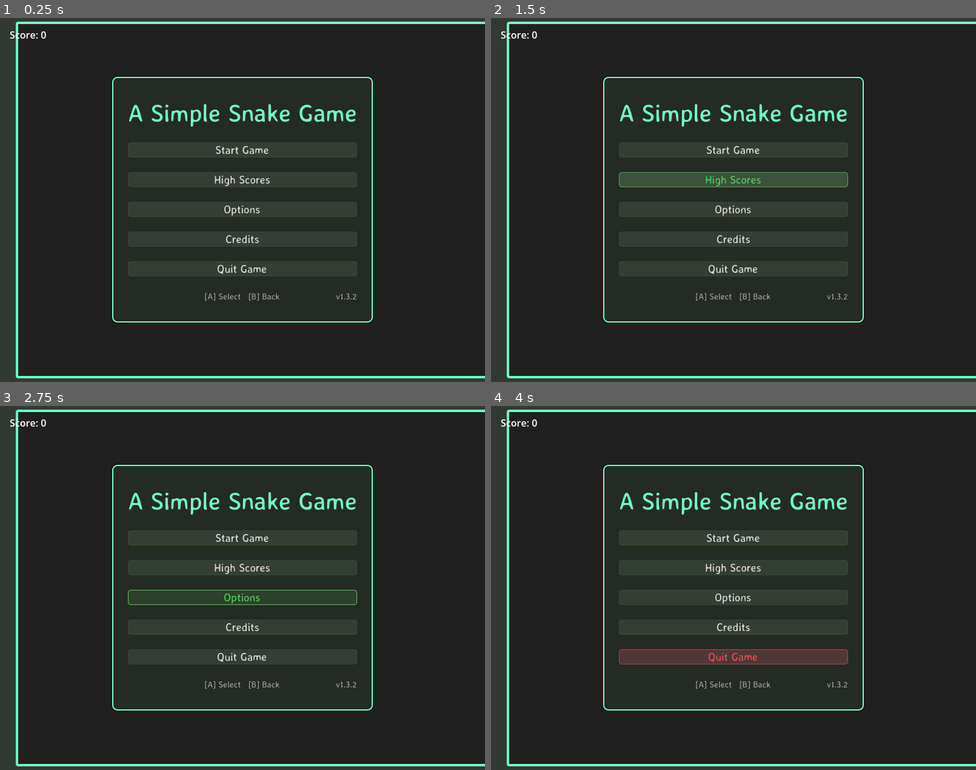
Above: before the commit, frames 1-4 (two rows, left to right).
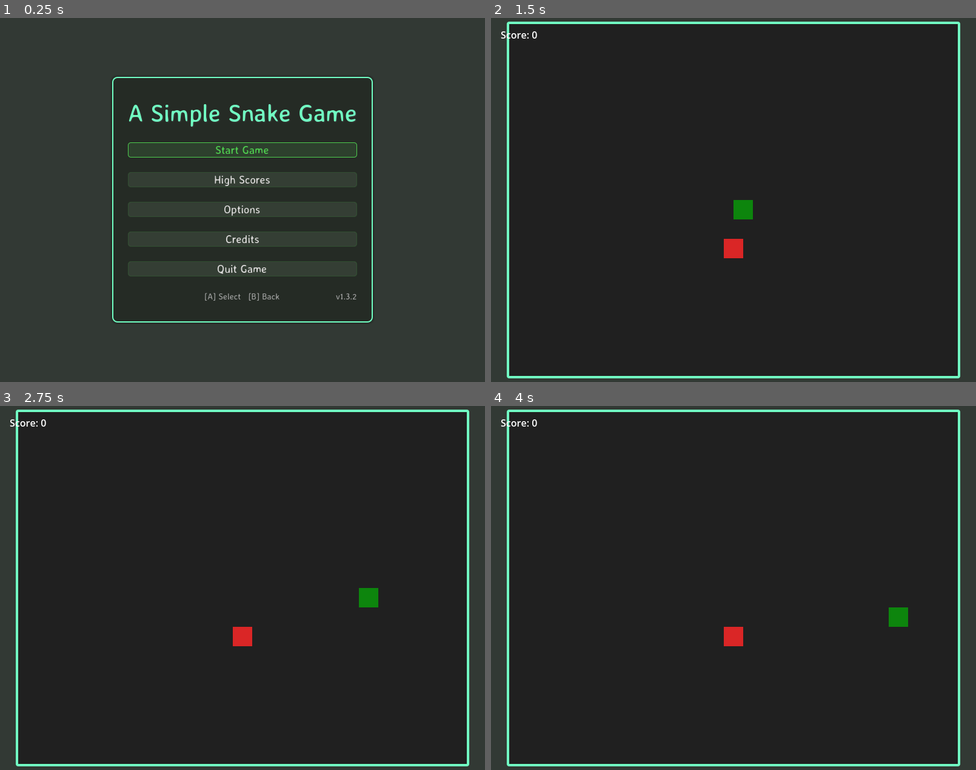
Above: after the commit, the same moments.

Repository: bluehexagons/snake2d
Game: Godot game, scene res://scenes/main/main.tscn
Same seed, same stepped clock (60 frames per second), same inputs: the game is played once before the commit and once after it.
Inputs (mouse positions are in pixels of both pictures, inside the frame that each line leads up to):
- Up to frame 1 (0.25 s): no input
- Up to frame 2 (1.5 s): click (733, 149) at 0.5 s, where only the run after the commit has a clickable "Start Game"; tap Enter at 1.25 s; move the mouse to (840, 181) at 1.27 s; hold Right (right) from 1.28 s (still down); click (840, 181) at 1.42 s
- Up to frame 3 (2.75 s): move the mouse to (145, 606) at 2.02 s; release Right (right) at 2.03 s; hold Down (down) from 2.03 s (still down)
- Up to frame 4 (4 s): move the mouse to (782, 507) at 2.77 s; release Down (down) at 2.78 s; hold Right (right) 2.78-3.53 s; move the mouse to (709, 660) at 3.52 s; hold Up (ui_up) from 3.53 s (still down); click (709, 660) at 3.67 s

The runs differ from the first frame. In frame 1, 57% of the frame differs, in the area x 2-100%, y 1-99%; in frame 2, 15%; in frame 3, 15%; in frame 4, 15%.
Error before the commit: Parse Error: Static function "get_singleton()" not found in base "res://autoload/game_manager.gd". (res://scenes/main/main.gd:47)
Error after the commit: Invalid call. Nonexistent function 'get_snake_position' in base 'Nil'. (res://scenes/main/snake_camera.gd:34)

Commit message:
Fix main menu activation regressions (w/llm)

Diff:
--- a/scenes/main/main.gd
+++ b/scenes/main/main.gd
@@ -2,7 +2,7 @@
 
 const ConfigData = preload("res://autoload/config.gd")
 const SaveDataUtil = preload("res://autoload/save_data.gd")
-const GameManager = preload("res://autoload/game_manager.gd")
+const GameManagerScript = preload("res://autoload/game_manager.gd")
 
 var GAME_WIDTH: int
 var GAME_HEIGHT: int
@@ -20,7 +20,7 @@
 
 @onready var game_world: Node2D = %GameWorld
 @onready var gameplay: Node = %GameManager
-@onready var game_manager: Node = $/root/GameManager
+@onready var game_manager: Node = get_node_or_null("/root/GameManager")
 @onready var play_area_background: Panel = $GameLayer/GameViewport/GameWorld/PlayArea/Background
 @onready var camera_node: Camera2D = %Camera2D
 
@@ -44,12 +44,11 @@
 	GAME_WIDTH = ConfigData.get_game_width()
 	GAME_HEIGHT = ConfigData.get_game_height()
 
-	if not GameManager.get_singleton():
-		var game_manager_instance = GameManager.new()
+	if not game_manager:
+		var game_manager_instance = GameManagerScript.new()
 		add_child(game_manager_instance)
 		game_manager_instance.name = "GameManager"
-
-	game_manager = GameManager.get_singleton()
+		game_manager = game_manager_instance
 
 	game_manager.set_gameplay(gameplay)
 	game_manager.set_save_data_util(SaveDataUtil)
@@ -161,6 +160,7 @@
 func _on_game_started() -> void:
 	# Called when game starts via GameManager
 	in_game = true
+	ui_state_manager.change_state(ui_state_manager.UIState.GAMEPLAY)
 	ui_background.visible = false
 	score_display_label.visible = true
 	game_world.visible = true
@@ -279,7 +279,7 @@
 	_update_menu_focus()
 
 func reset_high_scores() -> void:
-	SaveDataUtil.reset_high_scores()
+	SaveDataUtil.save_high_scores([])
 	high_scores = SaveDataUtil.load_high_scores()
 
 func _on_score_updated(new_score: int) -> void:
--- a/scenes/main/snake_camera.gd
+++ b/scenes/main/snake_camera.gd
@@ -6,7 +6,7 @@
 var target := Vector2.ZERO
 var game_width := 0
 var game_height := 0
-var game_manager: Gameplay = null
+var game_manager: Node = null
 
 func _ready() -> void:
 	game_width = ConfigData.get_game_width()
@@ -31,12 +31,12 @@
 	# - Food attraction: draws camera toward food
 	# - Snake center: focuses on the snake's body mass center
 	var center := Vector2(float(game_width)/2.0, float(game_height)/2.0)
-	var snake_position := game_manager.get_snake_position()
-	var look_ahead := snake_position + (game_manager.get_snake_direction() * 32 * ConfigData.CAMERA_LOOK_AHEAD)
-	var food_pos := game_manager.get_food_position()
-	var snake_center := game_manager.get_weighted_snake_center()
+	var snake_position: Vector2 = game_manager.get_snake_position()
+	var look_ahead: Vector2 = snake_position + (game_manager.get_snake_direction() * 32 * ConfigData.CAMERA_LOOK_AHEAD)
+	var food_pos: Vector2 = game_manager.get_food_position()
+	var snake_center: Vector2 = game_manager.get_weighted_snake_center()
 
-	var new_target := (
+	var new_target: Vector2 = (
 		look_ahead * ConfigData.LOOK_AHEAD_WEIGHT +
 		center * ConfigData.CENTER_PULL_WEIGHT +
 		food_pos * ConfigData.FOOD_ATTRACTION_WEIGHT +
@@ -45,7 +45,7 @@
 
 	var t := ConfigData.CAMERA_ACCELERATION
 	t = t * t * (3.0 - 2.0 * t)
-	var desired_velocity := (new_target - target) * t
+	var desired_velocity: Vector2 = (new_target - target) * t
 
 	velocity = velocity * ConfigData.CAMERA_DAMPING + desired_velocity
 	target += velocity
